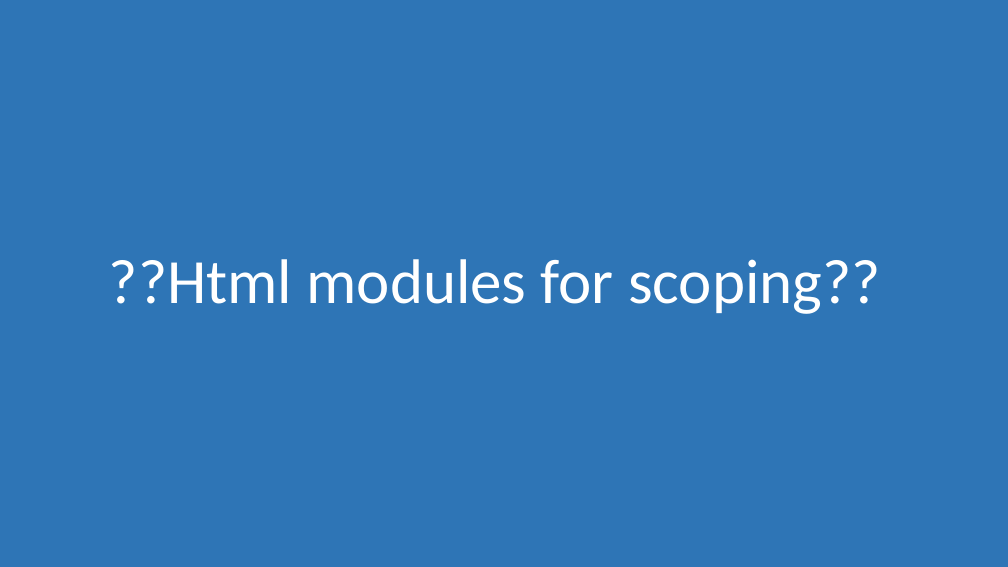
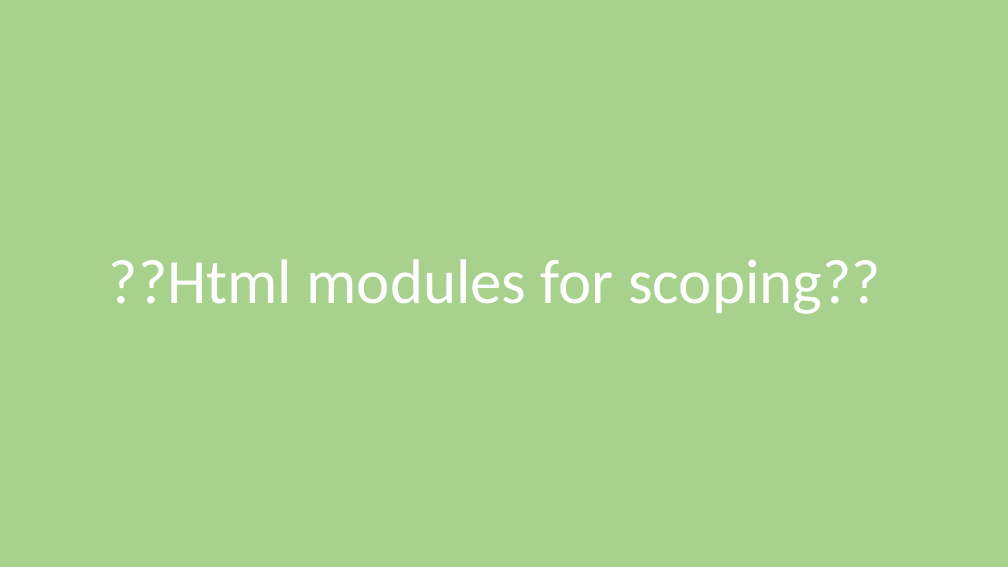
Before and after one commit to morkkis/PWD, a slide deck: slide 67 of presentations/Practical Web Dev.pptx (slide 68 before the commit). Drawn at 1008x567 pixels with LibreOffice and Linux fonts; fonts in the diff are those of the drawing. Boxes give left, top, right and bottom in pixels: in the first picture for what was removed or moved away, otherwise in the second. Text is boxed around its words. In the diff, an @@ line names an element or a change of style, - is before the commit and + after.

```diff
--- a/presentations/Practical Web Dev.pptx
+++ b/presentations/Practical Web Dev.pptx
@@ rectangle at (x1=0, y1=0, x2=1008, y2=567): fill #2E75B6 to #A9D18E @@
```
Also in this commit, not shown: 3 other slides changed, 1 slide added, 8 other files.
